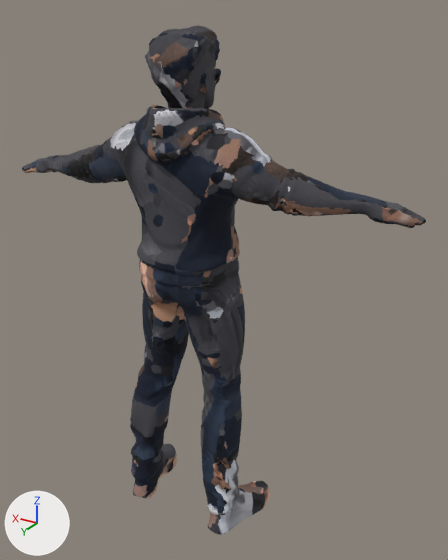
Renders of the glTF model web/models/dex.glb from each side of a commit.
Both versions are drawn from a camera (50 mm lens) standing at (-1.175, 1.683, 1.844) and looking at (-0.107, -0.097, 0.954). The lights are fixed; the arrows at lower left show +X, +Y and +Z. The first picture is the older version. Vertices at exactly the same position are counted once.

The first picture shows 'dex'.
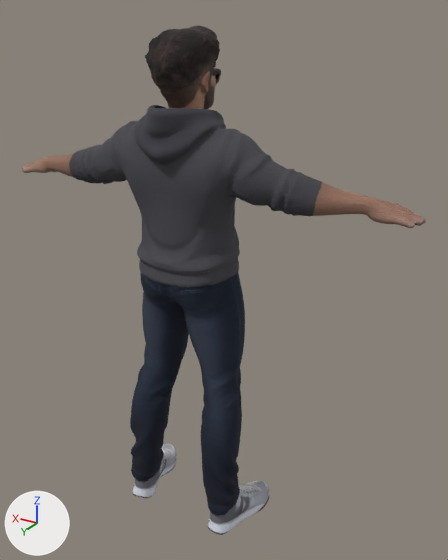
The change in detail:
me_dex has 34994 vertices, 70000 faces and spans x -0.78..0.78, y -0.2..0.18, z 0.0..1.81.
me_dex is used by ob_dex; location (0.0, 0.0, 0.0).
me_dex part 1: 3449 vertices moved within x -0.77..0.78, y -0.19..0.18, z 0.0..1.79; 452 vertices removed from x -0.39..0.55, y -0.09..0.14, z 1.27..1.58; 452 vertices added at x -0.38..0.56, y -0.09..0.14, z 1.28..1.58.
me_dex part 2: 49783 kept faces spanning x -0.78..0.78, y -0.2..0.18, z 0.0..1.81 get new texture (UV) coordinates.

What differs and where, as boxes [x1, y1, x2, y2] in the pictures (448 x 560 px; the box of a moved part takes in the faces that stretch with it):
part 1 of me_dex, moved or reshaped
    both: [38, 33, 421, 532]
part 2 of me_dex, surface changed
    both: [22, 25, 426, 535]
